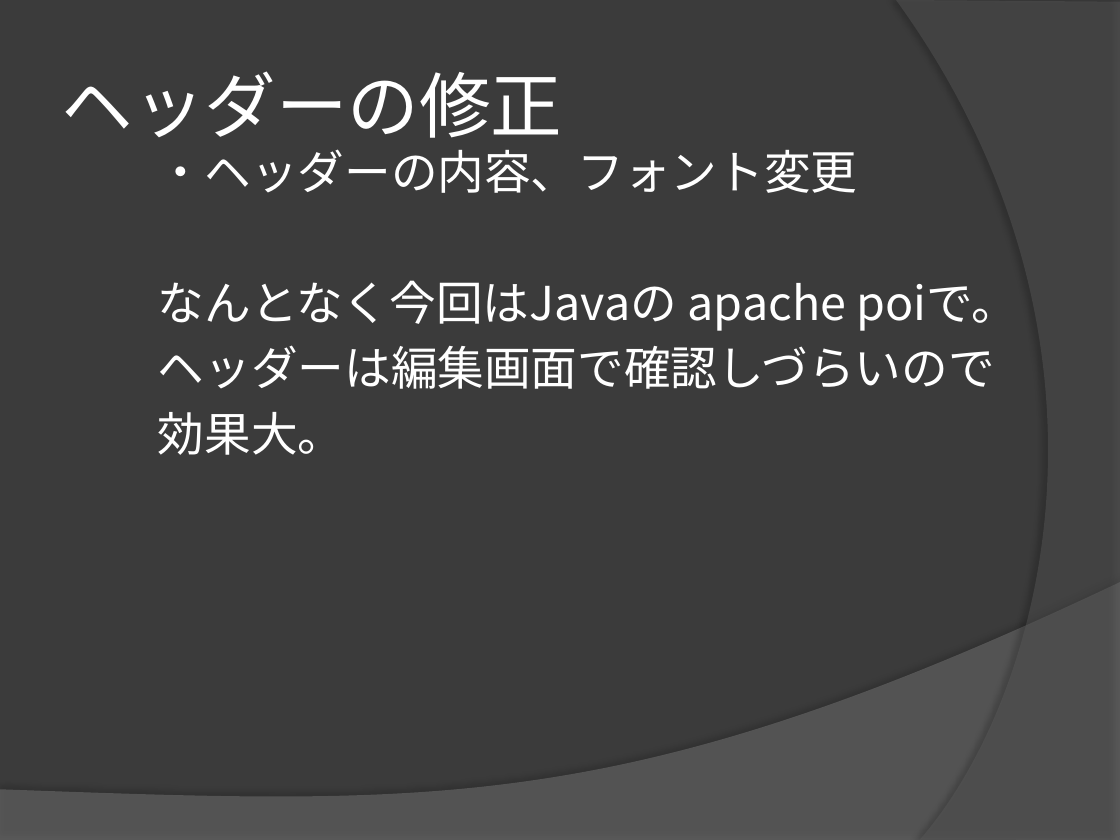
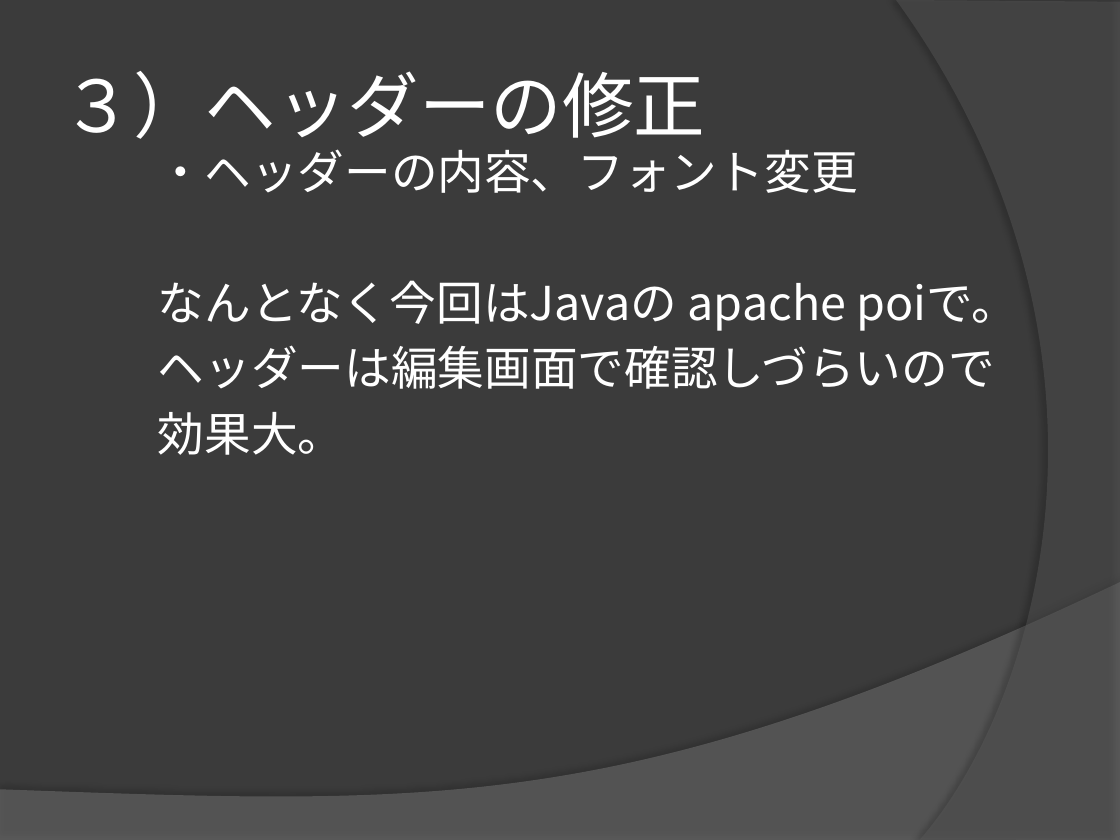
Before and after one commit to yuridonus/FEstudy, a slide deck: slide 13 of hateful_excel.pptx (slide 10 before the commit). Drawn at 1120x840 pixels with LibreOffice and Linux fonts; fonts in the diff are those of the drawing. Boxes give left, top, right and bottom in pixels: in the first picture for what was removed or moved away, otherwise in the second. Text is boxed around its words. In the diff, an @@ line names an element or a change of style, - is before the commit and + after.

```diff
--- a/hateful_excel.pptx
+++ b/hateful_excel.pptx
@@ title at [62,71,706,150]: text changed @@
-ヘッダーの修正
+３）ヘッダーの修正
```
Also in this commit, not shown: 6 other slides changed, 7 slides added, 3 slides removed.
